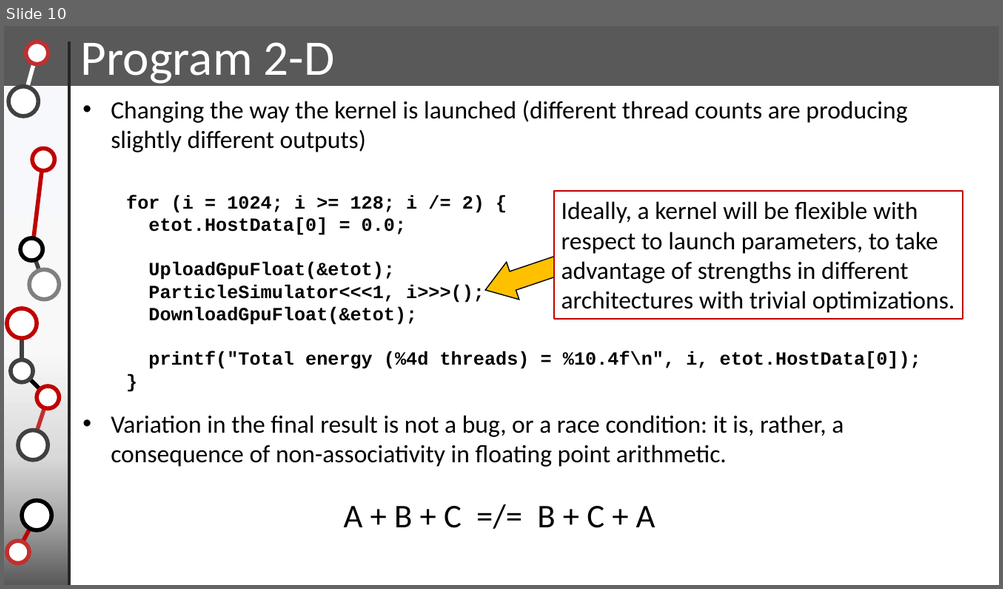
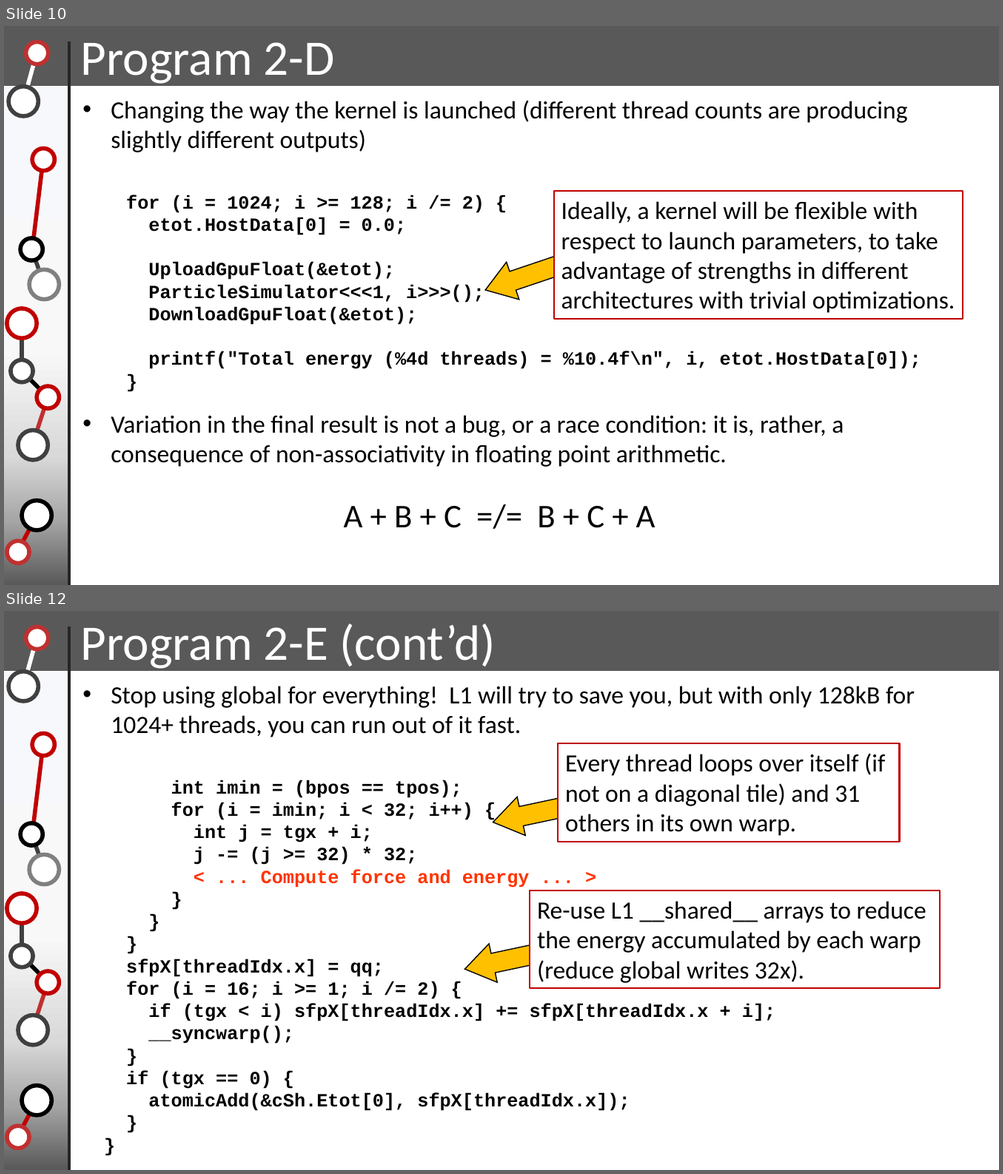
Before and after one commit to wadejong/Summer-School-Materials, a slide deck: Wednesday-morning/TutorialsCUDA/ProgrammingHandsOn.pptx. Shown one above the other, each under a label of ours: slide 10 before the commit, slides 10 and 12 after it; the slides between them are not shown. The pictures are 1003x589 and 1003x1174 pixels, drawn with LibreOffice and Linux fonts; fonts in the diff are those of the drawing. Boxes give left, top, right and bottom in pixels: in the first picture for what was removed or moved away, otherwise in the second. Text is boxed around its words. In the diff, an @@ line names an element or a change of style, - is before the commit and + after.

Commit message:
Updates to the example supporting slides and a couple more new programs.

```diff
--- a/Wednesday-morning/TutorialsCUDA/ProgrammingHandsOn.pptx
+++ b/Wednesday-morning/TutorialsCUDA/ProgrammingHandsOn.pptx
@@ slide 12 added at (4, 611, 999, 1170), background #FFFFFF @@
@@ rectangle added at (4, 611, 999, 671), fill #595959, outline #595959 1 pt @@
@@ ellipse added at (25, 627, 48, 649), fill #FFFFFF, outline #C03030 4 pt @@
@@ line added from (69, 627) to (69, 1170), #262626 3 pt @@
@@ text added at (81, 624, 495, 672), 48 pt, text #FFFFFF @@
+Program 2-E (cont’d)
@@ line added from (37, 638) to (23, 686), #FFFFFF 4 pt @@
@@ rectangle added at (4, 672, 69, 1170), fill gradient #F6F8FC to #F8F8F8 to #D9D9D9 to #A6A6A6 to #595959 @@
@@ ellipse added at (8, 672, 38, 701), fill #FFFFFF, outline #404040 4 pt @@
@@ text added at (111, 686, 914, 738), 24 pt, text #000000 @@
+• Stop using global for everything! L1 will try to save you, but with only 128kB for 1024+ threads, you can run out of it fast.
@@ line added from (32, 834) to (43, 742), #C00000 4 pt @@
@@ ellipse added at (32, 733, 55, 756), fill #FFFFFF, outline #C00000 4 pt @@
@@ rectangle added at (558, 743, 899, 842), fill #FFFFFF, outline #C00000 1.5 pt, 24 pt, text #000000 @@
+Every thread loops over itself (if not on a diagonal tile) and 31 others in its own warp.
@@ text added at (126, 780, 775, 1111), 18 pt, text #000000, bold @@
+int imin = (bpos == tpos);
+for (i = imin; i < 32; i++) {
+int j = tgx + i;
+j -= (j >= 32) * 32;
+< ... Compute force and energy ... >
+}
+}
+}
+sfpX[threadIdx.x] = qq;
+for (i = 16; i >= 1; i /= 2) {
+if (tgx < i) sfpX[threadIdx.x] += sfpX[threadIdx.x + i];
+__syncwarp();
+}
+if (tgx == 0) {
+atomicAdd(&cSh.Etot[0], sfpX[threadIdx.x]);
+}
+}
@@ right arrow added at (489, 779, 612, 842), fill #FFC000, outline #000000 1 pt @@
@@ ellipse added at (20, 823, 42, 846), fill #FFFFFF, outline #000000 4 pt @@
@@ line added from (31, 834) to (44, 869), #404040 4 pt @@
@@ ellipse added at (29, 855, 60, 885), fill #FFFFFF, outline #808080 4 pt @@
@@ ellipse added at (7, 894, 37, 923), fill #FFFFFF, outline #C00000 4 pt @@
@@ rectangle added at (530, 891, 940, 988), fill #FFFFFF, outline #C00000 1.5 pt, 24 pt, text #000000 @@
+Re-use L1 __shared__ arrays to reduce the energy accumulated by each warp (reduce global writes 32x).
@@ line added from (22, 908) to (22, 957), #404040 4 pt @@
@@ right arrow added at (461, 926, 583, 989), fill #FFC000, outline #000000 1 pt @@
@@ ellipse added at (11, 945, 33, 968), fill #FFFFFF, outline #404040 4 pt @@
@@ line added from (48, 982) to (22, 957), #000000 4 pt @@
@@ line added from (48, 982) to (32, 1031), #C03030 4 pt @@
@@ ellipse added at (37, 971, 60, 994), fill #FFFFFF, outline #C00000 4 pt @@
@@ ellipse added at (18, 1015, 48, 1045), fill #FFFFFF, outline #404040 4 pt @@
@@ ellipse added at (22, 1086, 52, 1116), fill #FFFFFF, outline #000000 4 pt @@
@@ line added from (18, 1137) to (37, 1101), #C00000 4 pt @@
@@ ellipse added at (7, 1127, 29, 1149), fill #FFFFFF, outline #C03030 4 pt @@
```
Also in this commit, not shown: 3 slides changed, 7 other slides added, 2 other files.
